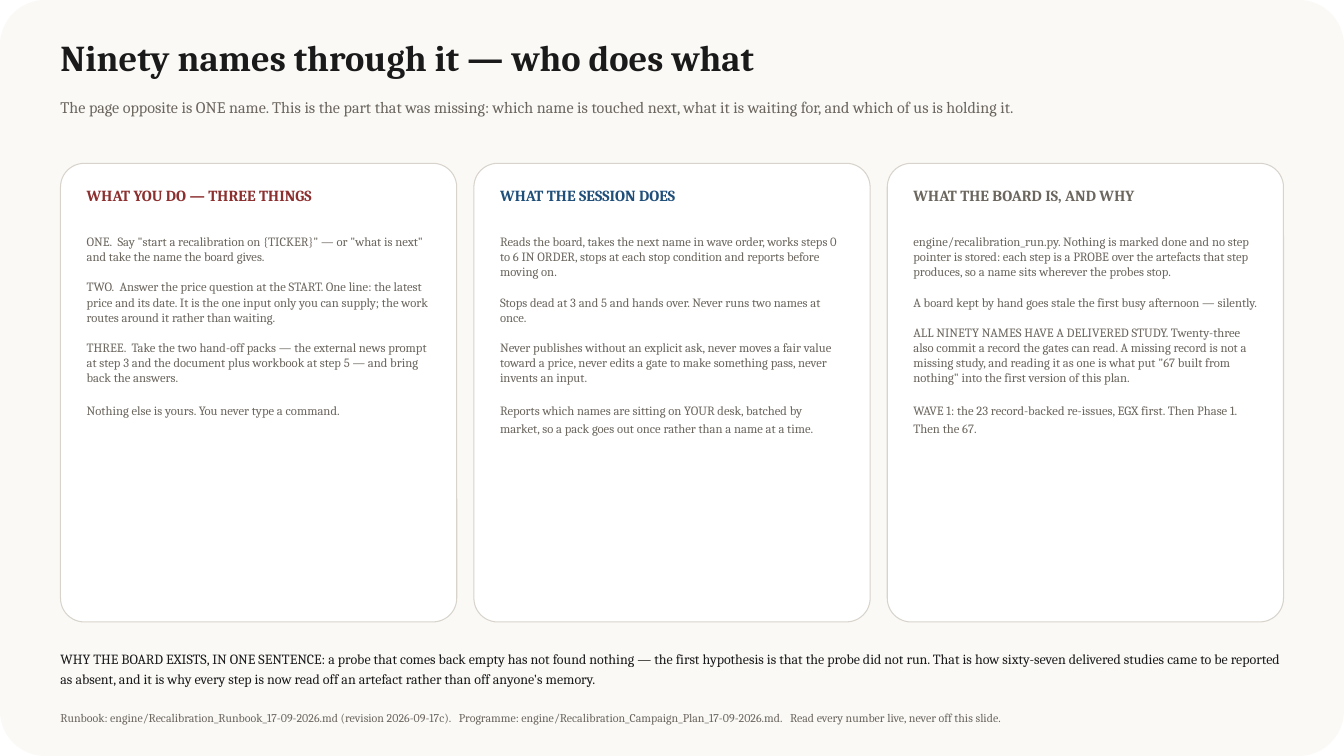
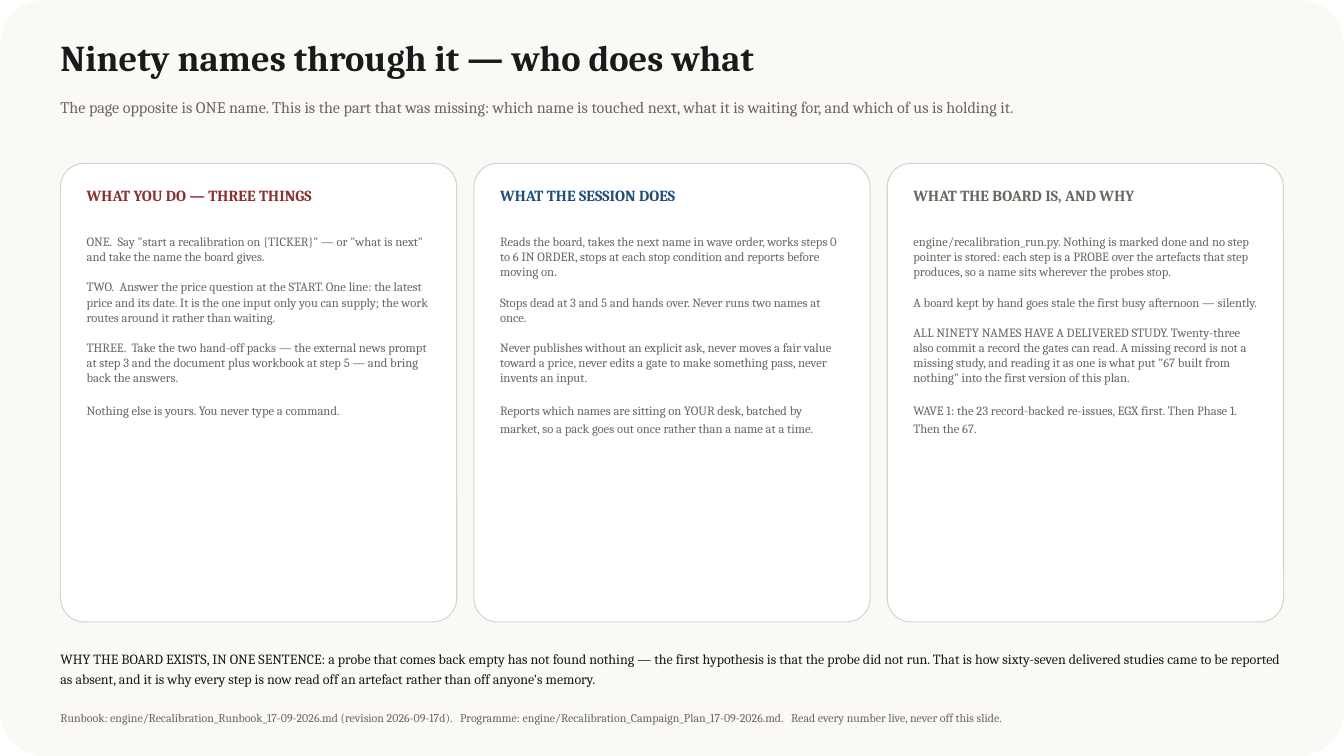
Before and after one commit to sherifomarsaleh/testahil, a slide deck: slide 2 of engine/Recalibration_Process_Flow_17-09-2026.pptx. Drawn at 1344x756 pixels with LibreOffice and Linux fonts; fonts in the diff are those of the drawing. Boxes give left, top, right and bottom in pixels: in the first picture for what was removed or moved away, otherwise in the second. Text is boxed around its words. In the diff, an @@ line names an element or a change of style, - is before the commit and + after.

```diff
--- a/engine/Recalibration_Process_Flow_17-09-2026.pptx
+++ b/engine/Recalibration_Process_Flow_17-09-2026.pptx
@@ text at [60, 713, 1002, 725]: text changed @@
-Runbook: engine/Recalibration_Runbook_17-09-2026.md (revision 2026-09-17c). Programme: engine/Recalibration_Campaign_Plan_17-09-2026.md. Read every number live, never off this slide.
+Runbook: engine/Recalibration_Runbook_17-09-2026.md (revision 2026-09-17d). Programme: engine/Recalibration_Campaign_Plan_17-09-2026.md. Read every number live, never off this slide.
```
Also in this commit, not shown: 1 other slide changed, 1 other file.
